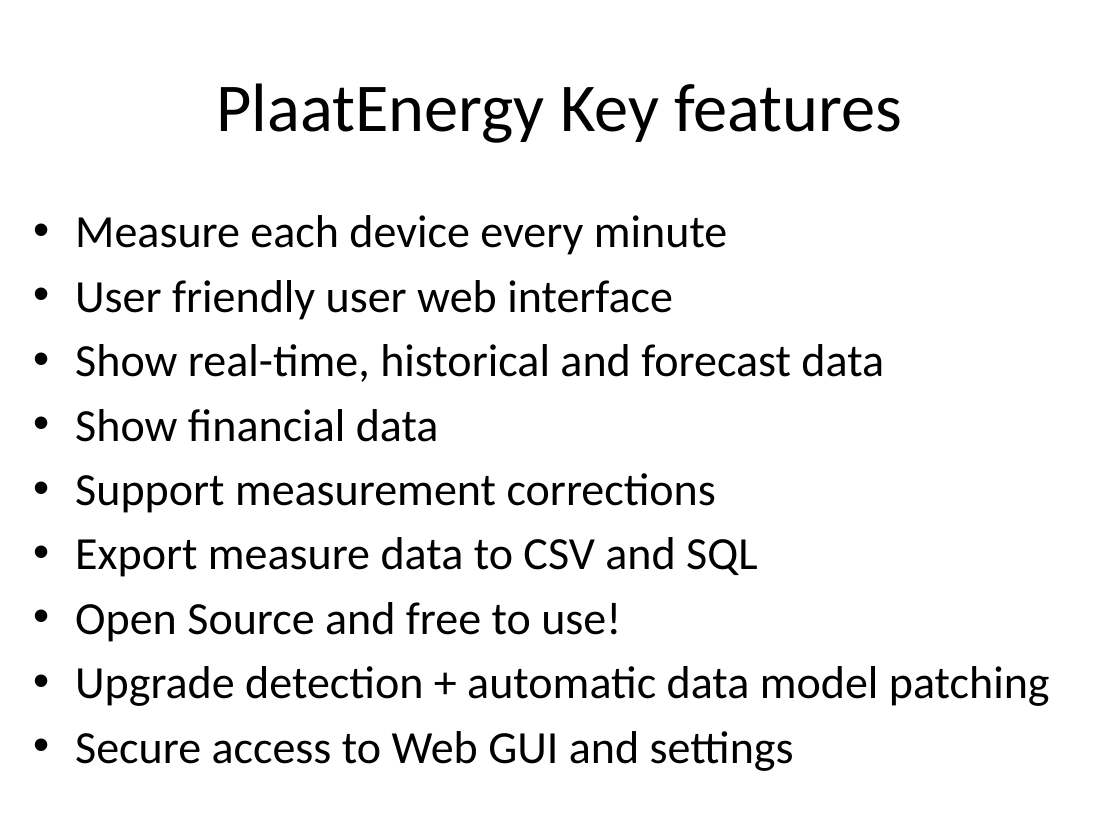
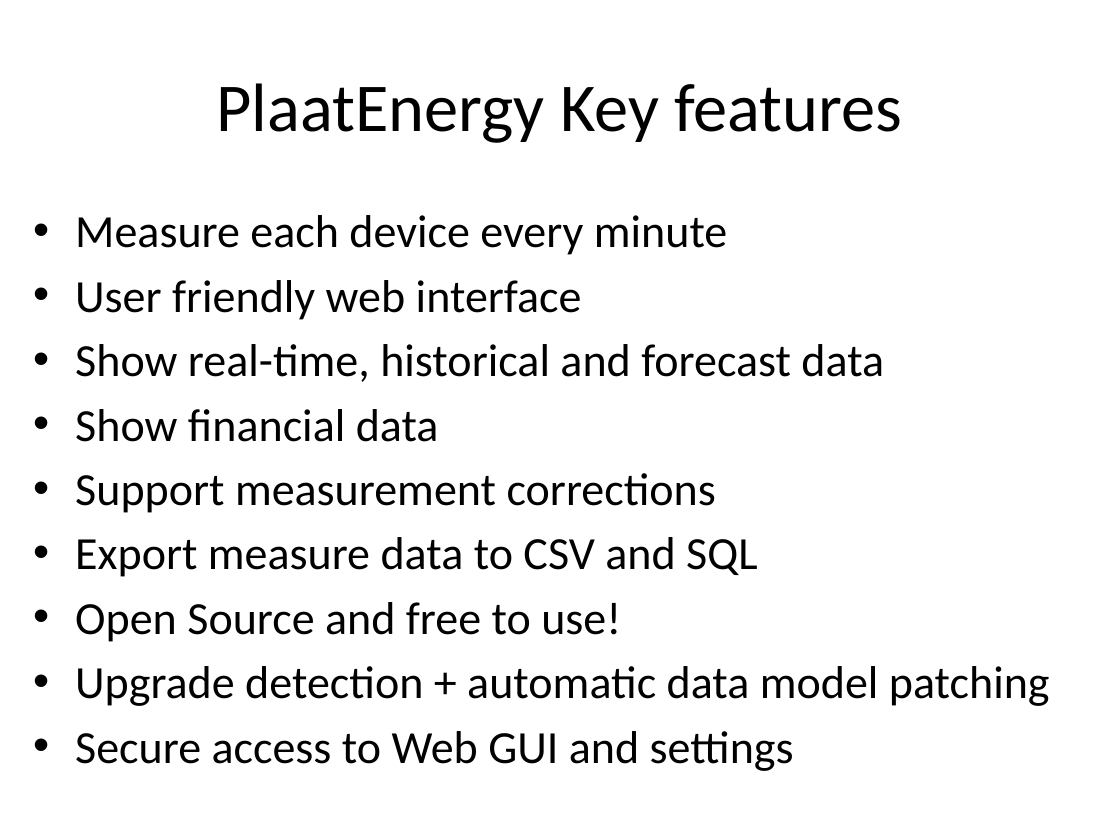
Before and after one commit to plaatsoft/plaatenergy, a slide deck: slide 11 of doc/ppt/PlaatEnergy Design.pptx. Drawn at 1120x840 pixels with LibreOffice and Linux fonts; fonts in the diff are those of the drawing. Boxes give left, top, right and bottom in pixels: in the first picture for what was removed or moved away, otherwise in the second. Text is boxed around its words. In the diff, an @@ line names an element or a change of style, - is before the commit and + after.

```diff
--- a/doc/ppt/PlaatEnergy Design.pptx
+++ b/doc/ppt/PlaatEnergy Design.pptx
@@ text at (75, 280, 582, 320): text changed @@
-• User friendly user web interface
+• User friendly web interface
```
Also in this commit, not shown: 10 other slides changed.
